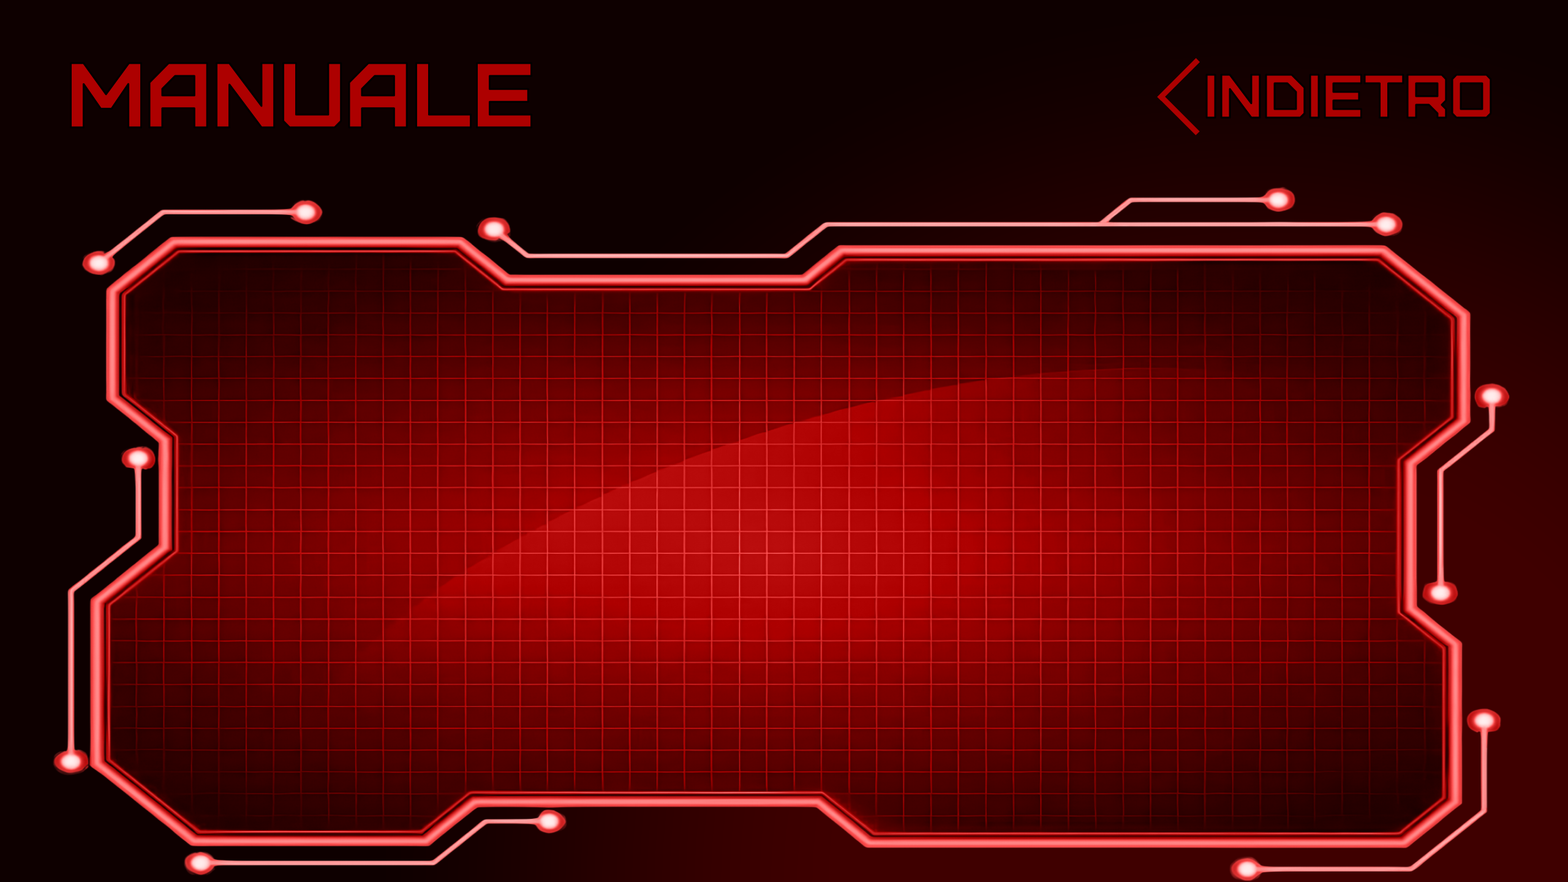
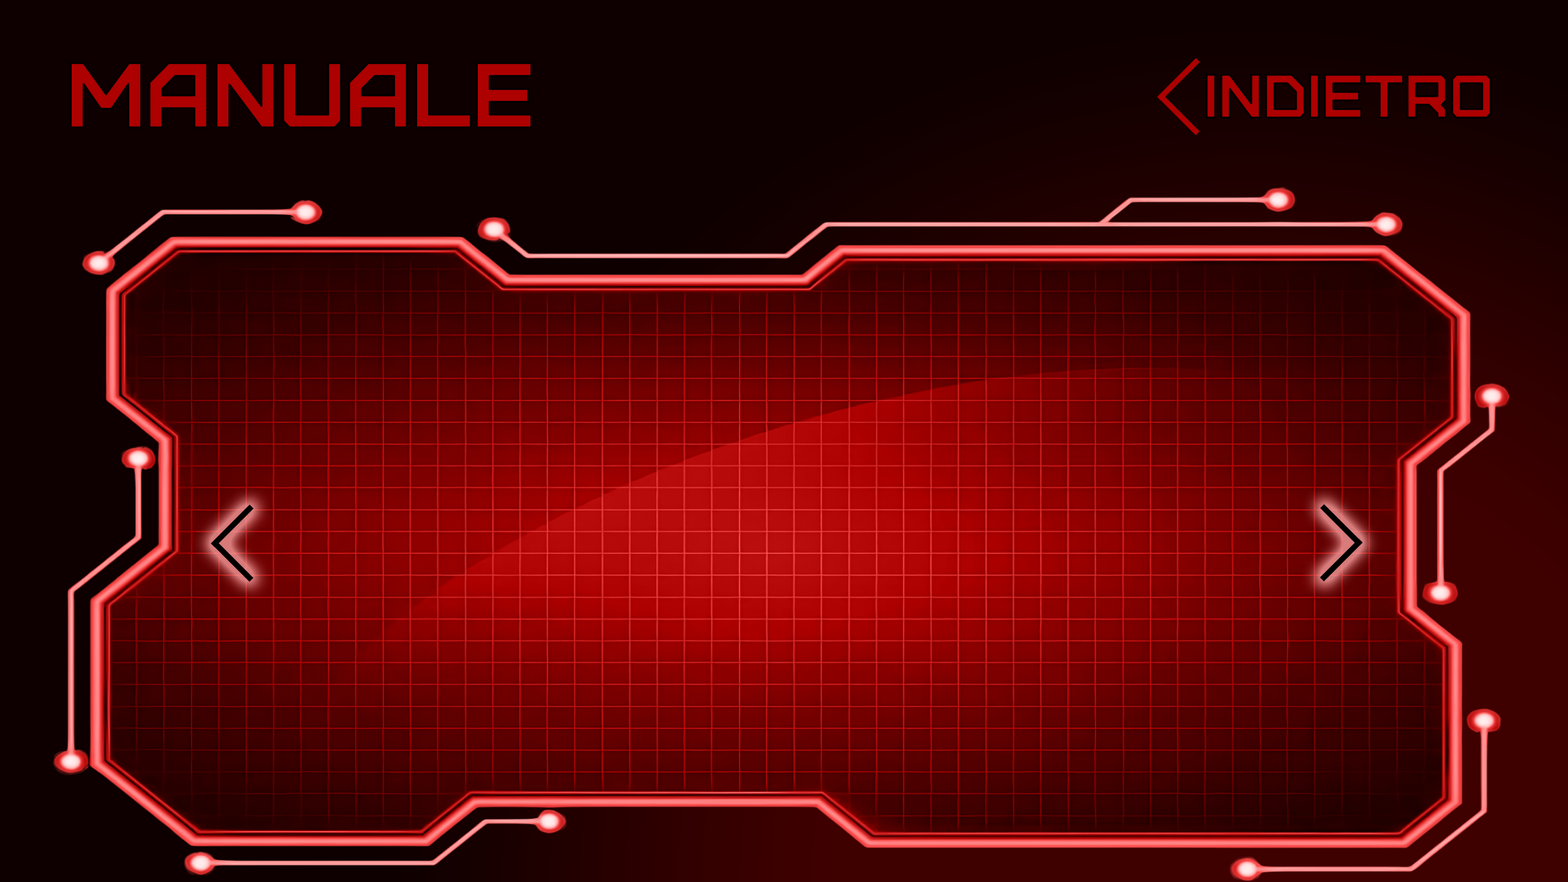
Revision of a layered 1568px x 882px image; what changed, layer by layer:
added layer "BACK copy 2" above "BACK copy" over [left=1319, top=504, right=1363, bottom=582]